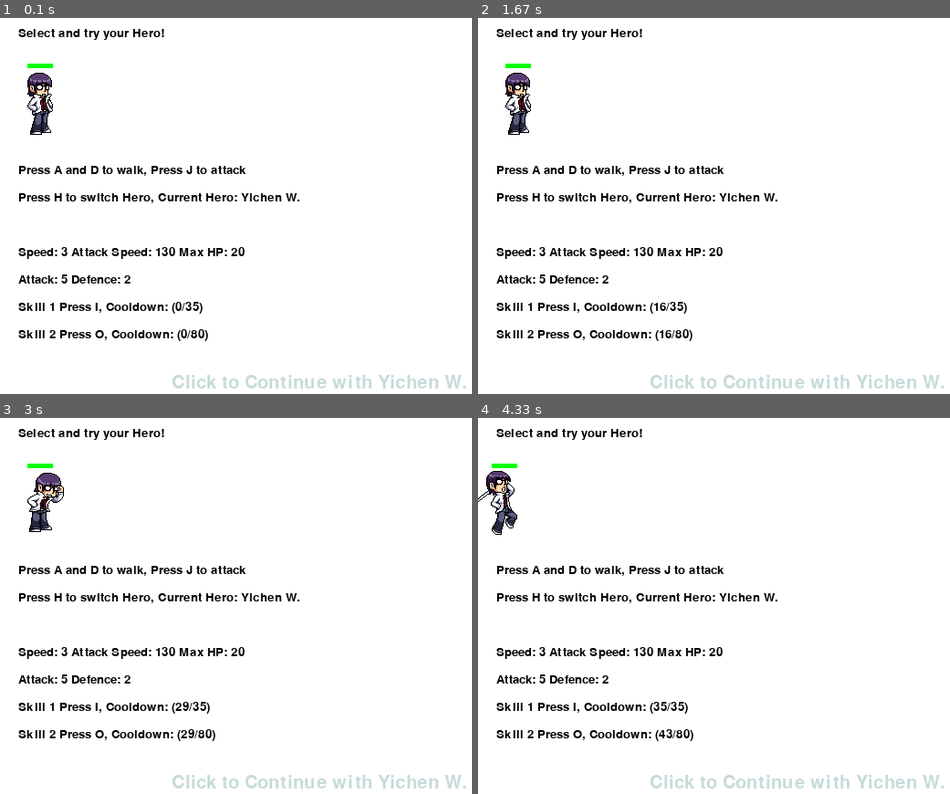
Above: before the commit, frames 1-4 (two rows, left to right).
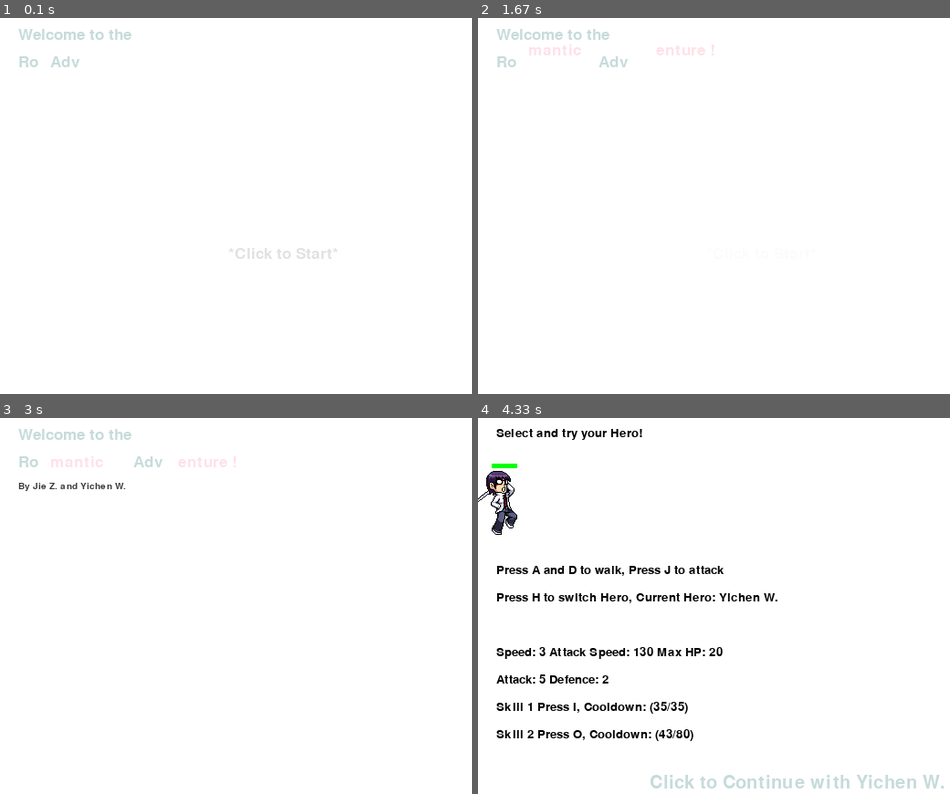
Above: after the commit, the same moments.

Repository: Pitrick3141/RoAdv
Game: pygame game, started from main.py
Same seed, same stepped clock (60 frames per second), same inputs: the game is played once before the commit and once after it.
Inputs (mouse positions are in pixels of both pictures, inside the frame that each line leads up to):
- Up to frame 1 (0.1 s): no input
- Up to frame 2 (1.67 s): click (761, 254) at 0.38 s, where only the run after the commit has a clickable "*Click to Start*"
- Up to frame 3 (3 s): no input
- Up to frame 4 (4.33 s): click (761, 654) at 3.45 s, where only the run after the commit has a clickable "*Click to Start*"; hold A 3.73-4.2 s; move the mouse to (600, 752) at 3.77 s; hold D from 4.23 s (still down); move the mouse to (outside the picture) at 4.27 s; tap J at 4.3 s

The runs differ from the first frame. In frame 1, 5.4% of the frame differs, in the area x 3-99%, y 2-99%; in frame 2, 5.5%; in frame 3, 5.7%; in frame 4, nothing differs.

Commit message:
Undo comment forms

Diff:
--- a/main.py
+++ b/main.py
@@ -9,9 +9,9 @@
     # 初始化全局变量
     Globles.init()
     # 初始化开始页面
-    # FormHome.init()
+    FormHome.init()
     # 显示开始页面
-    # FormHome.display()
+    FormHome.display()
     # 初始化开始页面
     FormReady.init()
     # 显示开始页面
